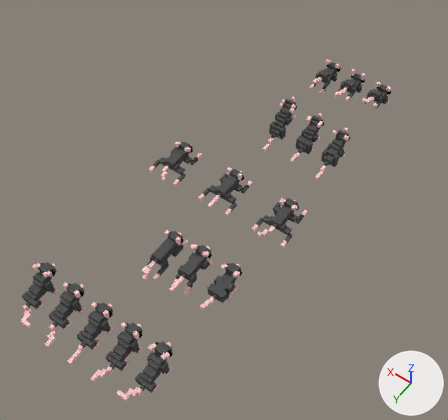
The Blender file blend/rat.blend, before and after one commit.
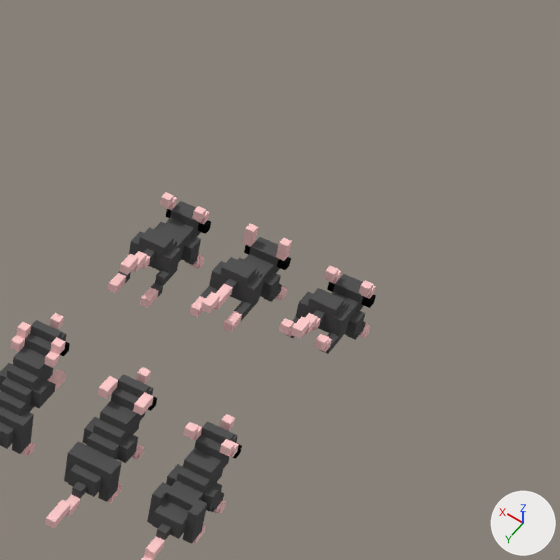
There are two pictures of each version: one whole from a camera (50 mm lens) standing at (-4.08, 4.84, 16.87) and looking at (2.91, -4.96, 1.48), one close up on the part from 62% to 100% of the width and 0% to 41% of the height. The lights are fixed; the arrows at lower right show +X, +Y and +Z.

Objects in the first close-up: 'ObjObject.008', 'ObjObject.009', 'ObjObject.010', 'ObjObject.014', 'ObjObject.015', 'ObjObject.016'.
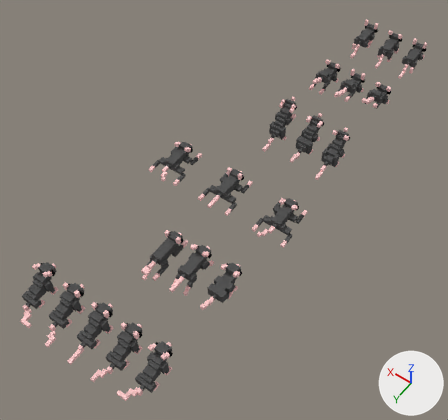
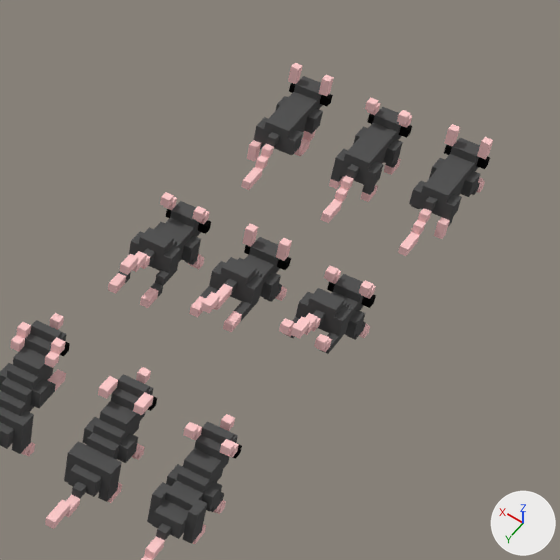
What differs and where, as boxes (x1, y1, x2, y2) in the close-ups (560 x 560 px):
'ObjObject.017', added
    after: (398, 124, 493, 256)
'ObjObject.018', added
    after: (321, 97, 412, 223)
'ObjObject.019', added
    after: (241, 63, 334, 190)

Patch to the scene script:
```diff
--- a/blend/rat.blend.py
+++ b/blend/rat.blend.py
@@ img_rat_walk_2_png @@
+img_rat_walk_2_png = load_image('rat_walk_2.png', '../obj/rat/walk/rat_walk_2.png', 256, 1, 'sRGB')
@@ img_rat_walk_1_png @@
+img_rat_walk_1_png = load_image('rat_walk_1.png', '../obj/rat/walk/rat_walk_1.png', 256, 1, 'sRGB')
@@ img_rat_walk_0_png @@
+img_rat_walk_0_png = load_image('rat_walk_0.png', '../obj/rat/walk/rat_walk_0.png', 256, 1, 'sRGB')
@@ mat_palette_019 @@
+mat_palette_019 = principled_material('palette.019')
+mat_palette_019.texture = img_rat_walk_2_png
+mat_palette_019.roughness = 1.0
+mat_palette_019.specular_ior_level = 0.0
@@ mat_palette_018 @@
+mat_palette_018 = principled_material('palette.018')
+mat_palette_018.texture = img_rat_walk_1_png
+mat_palette_018.roughness = 1.0
+mat_palette_018.specular_ior_level = 0.0
@@ mat_palette_017 @@
+mat_palette_017 = principled_material('palette.017')
+mat_palette_017.texture = img_rat_walk_0_png
+mat_palette_017.roughness = 1.0
+mat_palette_017.specular_ior_level = 0.0
@@ me_objobject_019 @@
+me_objobject_019.from_pydata(...)  # 646 vertices, 388 faces; spans x -0.25..0.25, y -0.34..0.46, z -1.05..0.65
+me_objobject_019.materials.append(mat_palette_019)  # picture img_rat_walk_2_png
@@ me_objobject_018 @@
+me_objobject_018.from_pydata(...)  # 666 vertices, 408 faces; spans x -0.25..0.25, y -0.33..0.47, z -1.04..0.66
+me_objobject_018.materials.append(mat_palette_018)  # picture img_rat_walk_1_png
@@ me_objobject_017 @@
+me_objobject_017.from_pydata(...)  # 653 vertices, 396 faces; spans x -0.25..0.25, y -0.34..0.46, z -1.05..0.65
+me_objobject_017.materials.append(mat_palette_017)  # picture img_rat_walk_0_png
@@ ob_objobject_019 @@
+ob_objobject_019 = bpy.data.objects.new('ObjObject.019', me_objobject_019)
+ob_objobject_019.location = (3.0, -14.33, 2.34)
+ob_objobject_019.rotation_euler = (1.571, 0.0, 0.0)  # degrees (90, 0, 0)
@@ ob_objobject_018 @@
+ob_objobject_018 = bpy.data.objects.new('ObjObject.018', me_objobject_018)
+ob_objobject_018.location = (1.98, -14.33, 2.33)
+ob_objobject_018.rotation_euler = (1.571, 0.0, 0.0)  # degrees (90, 0, 0)
@@ ob_objobject_017 @@
+ob_objobject_017 = bpy.data.objects.new('ObjObject.017', me_objobject_017)
+ob_objobject_017.location = (1.02, -14.32, 2.34)
+ob_objobject_017.rotation_euler = (1.571, 0.0, 0.0)  # degrees (90, 0, 0)
```
